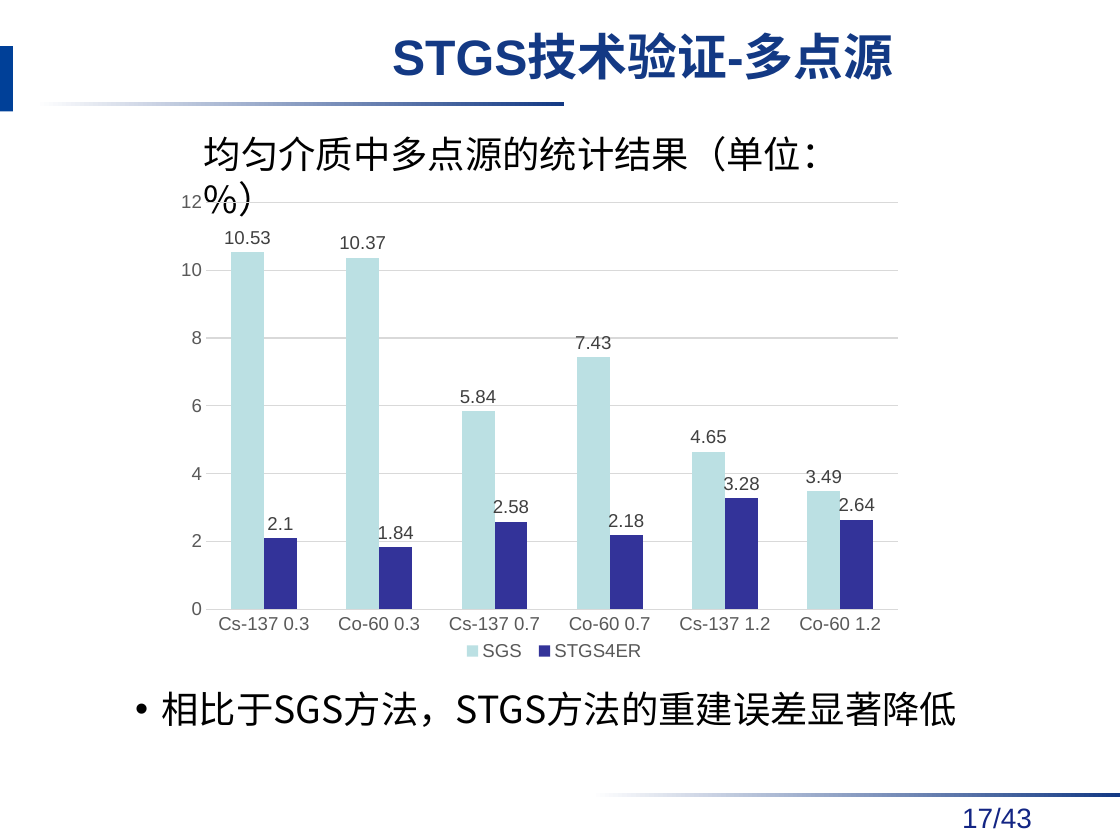
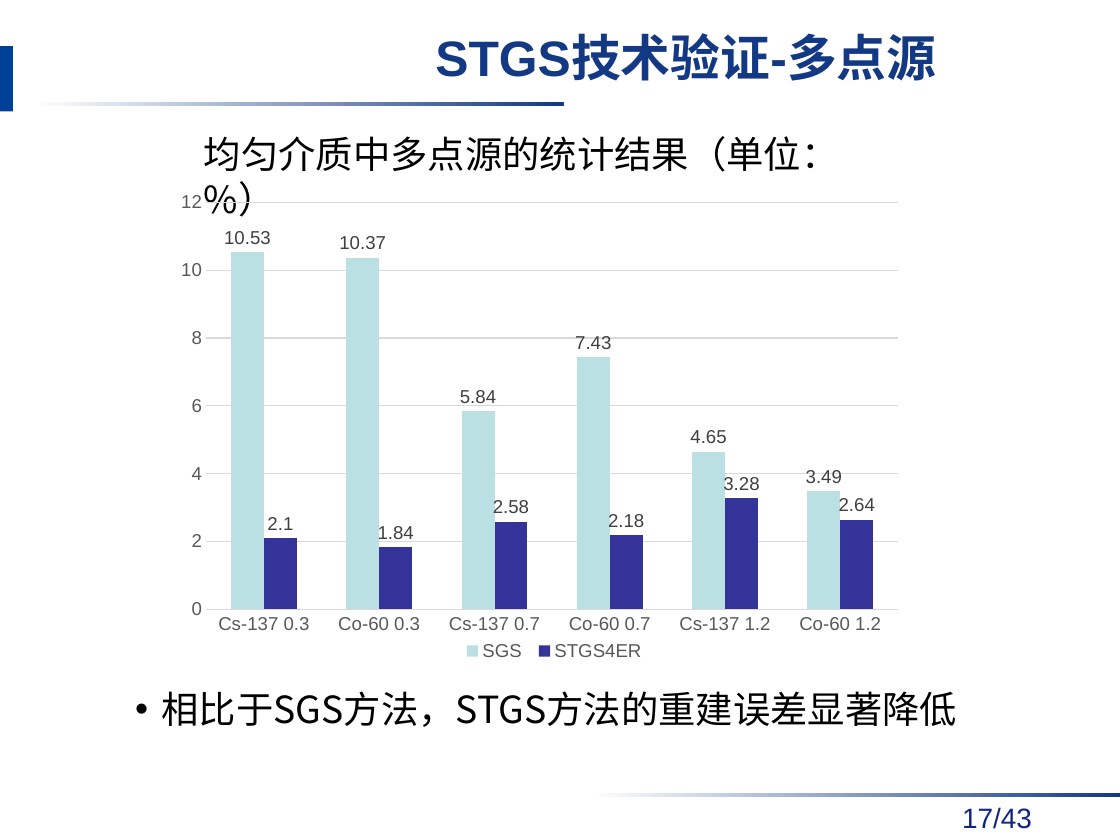
Before and after one commit to danxibao/NDAPapers, a slide deck: slide 17 of 答辩/毕业答辩报告v2-饶开源.pptx. Drawn at 1120x840 pixels with LibreOffice and Linux fonts; fonts in the diff are those of the drawing; background and template pictures are left out. Boxes give left, top, right and bottom in pixels: in the first picture for what was removed or moved away, otherwise in the second. Text is boxed around its words. In the diff, an @@ line names an element or a change of style, - is before the commit and + after.

```diff
--- a/答辩/毕业答辩报告v2-饶开源.pptx
+++ b/答辩/毕业答辩报告v2-饶开源.pptx
@@ title "STGS技术验证-多点源": place and size @@
-title "STGS技术验证-多点源" at bbox=[392, 35, 893, 80]
+title "STGS技术验证-多点源" at bbox=[435, 37, 936, 81]
```
Also in this commit, not shown: 7 other slides changed, 1 other file.
